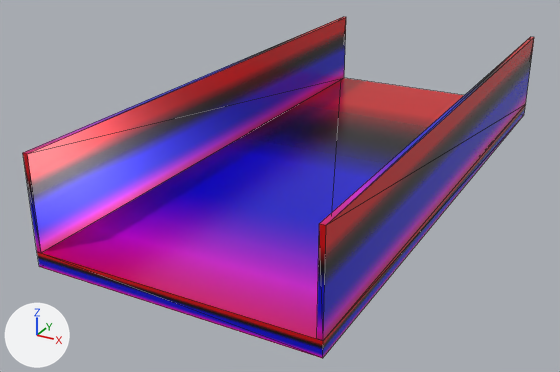
One commit to the glTF model assets/Models/climb-skin-11.glb: the scene before it, then after it.
One viewpoint serves both versions: a 50 mm camera at (4.0, -8.8, 3.96) aimed at (-0.5, -0.62, -0.14). Every picture has the same lights, and +X, +Y and +Z are marked at lower left. The picture after the commit comes second. Mesh edges are drawn as thin lines. Vertices at exactly the same position are counted once.

Before the edit, the objects in view are built like this:
```python
mat_climb = bpy.data.materials.new('climb')
mat_climb.use_nodes = True; mat_climb.node_tree.nodes.clear()
_N = mat_climb.node_tree.nodes; _L = mat_climb.node_tree.links
n0 = _N.new('ShaderNodeBsdfPrincipled'); n0.name = 'Principled BSDF'
n0.inputs[1].default_value = 0.3  # 'Metallic'
n0.inputs[2].default_value = 0.25  # 'Roughness'
n1 = _N.new('ShaderNodeOutputMaterial'); n1.name = 'Material Output'
n2 = _N.new('ShaderNodeMix'); n2.name = 'Mix'
n2.data_type = 'RGBA'
n2.blend_type = 'MULTIPLY'
n2.inputs[0].default_value = 1.0  # 'Factor'
n2.inputs[7].default_value = (1.0, 0.0, 1.0, 1.0)  # 'B', pink #ff00ff
n3 = _N.new('ShaderNodeTexImage'); n3.name = 'Image Texture'
n3.image = img_image_0
_L.new(n0.outputs[0], n1.inputs[0])  # 'BSDF' to 'Surface'
_L.new(n2.outputs[2], n0.inputs[0])  # 'Result' to 'Base Color'
_L.new(n3.outputs[0], n2.inputs[6])  # 'Color' to 'A'
me_mesh_0 = bpy.data.meshes.new('Mesh_0')
me_mesh_0.from_pydata(...)  # 20 vertices, 36 faces; spans x -1.65..1.65, y -3.77..3.77, z -0.09..1.19
me_mesh_0.materials.append(mat_climb)
ob_climb_skin_11 = bpy.data.objects.new('climb-skin-11', me_mesh_0)
ob_climb_skin_11.location = (0.0, 0.0, 0.0)
```
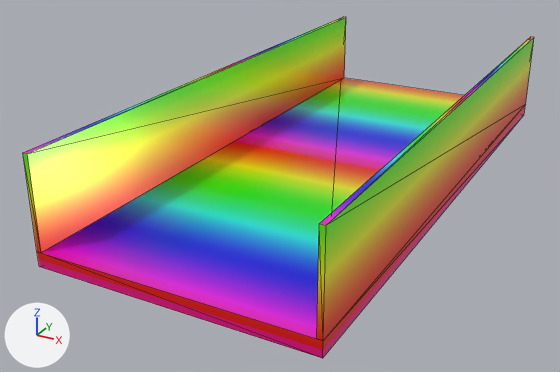
Boxes [x1, y1, x2, y2] around the edits, measured in the pictures (560 x 372 px):
'climb-skin-11', surface changed: [23, 17, 534, 358] in both

Patch to the scene script:
```diff
--- a/assets/Models/climb-skin-11.glb.py
+++ b/assets/Models/climb-skin-11.glb.py
@@ mat_climb @@
 n0 = _N.new('ShaderNodeBsdfPrincipled'); n0.name = 'Principled BSDF'
 n0.inputs[2].default_value = 0.25  # 'Roughness'
+n0.inputs[28].default_value = 0.12  # 'Emission Strength'
 n1 = _N.new('ShaderNodeOutputMaterial'); n1.name = 'Material Output'
-n2 = _N.new('ShaderNodeMix'); n2.name = 'Mix'
-n2.data_type = 'RGBA'
-n2.blend_type = 'MULTIPLY'
-n2.inputs[0].default_value = 1.0  # 'Factor'
-n2.inputs[7].default_value = (1.0, 0.0, 1.0, 1.0)  # 'B', pink #ff00ff
 n3 = _N.new('ShaderNodeTexImage'); n3.name = 'Image Texture'
 n3.image = img_image_0
+n4 = _N.new('ShaderNodeTexImage'); n4.name = 'Image Texture.001'
+n4.image = img_image_0
 _L.new(n0.outputs[0], n1.inputs[0])  # 'BSDF' to 'Surface'
-_L.new(n2.outputs[2], n0.inputs[0])  # 'Result' to 'Base Color'
-_L.new(n3.outputs[0], n2.inputs[6])  # 'Color' to 'A'
+_L.new(n3.outputs[0], n0.inputs[27])  # 'Color' to 'Emission Color'
+_L.new(n4.outputs[0], n0.inputs[0])  # 'Color' to 'Base Color'
@@ me_mesh_0 @@
 me_mesh_0.from_pydata(...)  # 20 vertices, 36 faces; spans x -1.65..1.65, y -3.77..3.77, z -0.09..1.19
 # used by ob_climb_skin_11; location = (0.0, 0.0, 0.0)
+# me_mesh_0 part 1: texture (UV) coordinates of 36 of 36 faces, centred in x -1.65..1.65, y -3.77..3.77, z -0.09..1.19, changed; they spanned u 0.0..1.0, v 0.0..1.0 and now span u -0.94..0.94, v 0.06..1.94
 me_mesh_0.materials.append(mat_climb)
```
